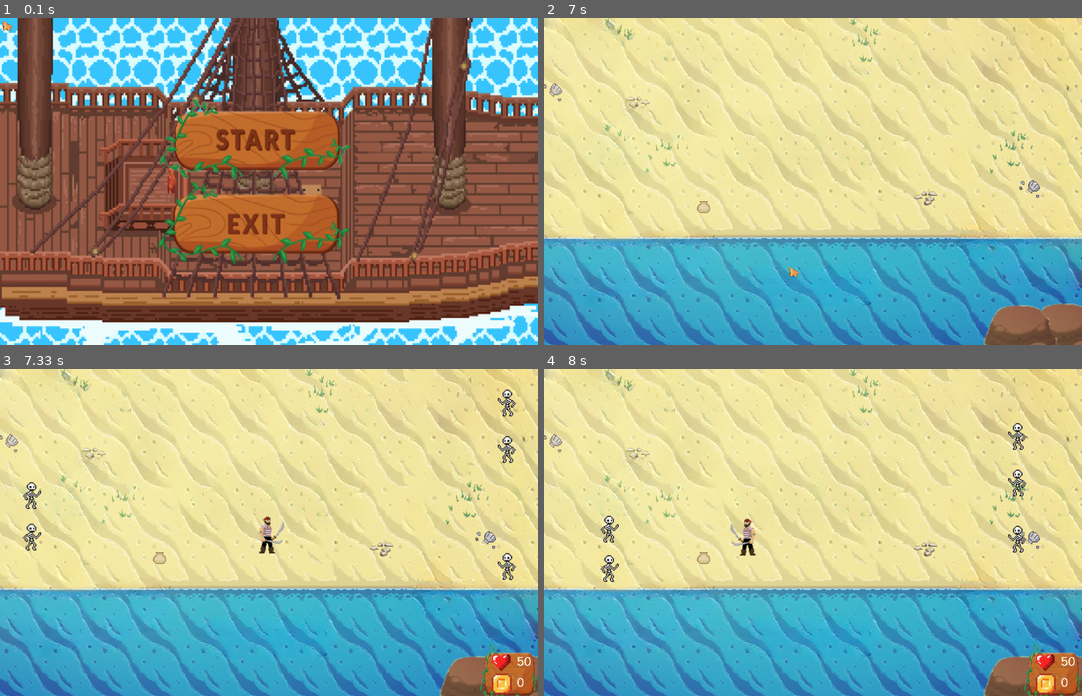
Above: before the commit, frames 1-4 (two rows, left to right).
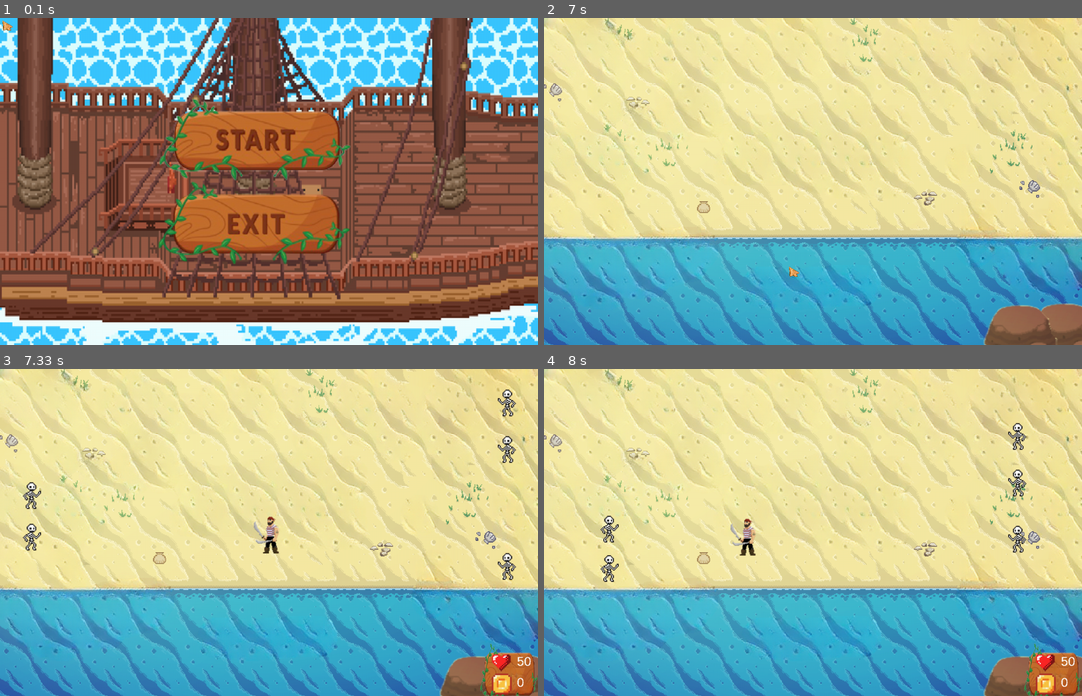
Above: after the commit, the same moments.

Repository: DasolLim/Pygame_Pirates
Game: pygame game, started from main.py
Two runs of this game, one before a commit and one after it. Both use one fixed random seed, a clock stepped at 60 frames per second and the inputs below.
Inputs (mouse positions are in pixels of both pictures, inside the frame that each line leads up to):
- Up to frame 1 (0.1 s): no input
- Up to frame 2 (7 s): tap Space at 0.33, 2 s; hold Right 0.67-1.13 s; click (985, 171) at 1.22 s; click (866, 253) at 2.38 s; click (646, 132) at 2.72 s; click (646, 256) at 3.05 s; click (893, 67) at 3.38 s; tap C at 3.67 s; tap F at 4 s; tap T at 4.33 s; tap B at 4.67 s; click (683, 116) at 5.05 s; click (619, 171) at 5.38 s; click (786, 266) at 5.72 s; hold Space from 6.5 s (still down); hold Left from 6.5 s (still down)
- Up to frame 3 (7.33 s): release Space at 7.03 s; release Left at 7.03 s; click (252, 476) at 7.12 s
- Up to frame 4 (8 s): hold Left 7.4-7.93 s; hold Down from 7.97 s (still down)

Frames 1-2 are identical in both runs. In frame 3, 0.3% of the frame differs, in the area x 47-53%, y 45-57%; in frame 4, nothing differs.

Commit message:
player now has attack animation

Diff:
--- a/gameSprites.py
+++ b/gameSprites.py
@@ -3,6 +3,17 @@
 bg_img = pygame.image.load('backgroundimage.png')
 bg_img = pygame.transform.scale(bg_img, (1280, 780))
 bg_rect = bg_img.get_rect()
+
+attack_right=[pygame.image.load('middleSwing.png'),
+              pygame.image.load('middleSwing.png'),
+              pygame.image.load('finalSwing.png'),
+              pygame.image.load('finalSwing.png'),
+              pygame.image.load('Pirate_Sprite_100x100.png')]
+attack_left=[pygame.transform.flip(pygame.image.load('middleSwing.png'),True,False),
+             pygame.transform.flip(pygame.image.load('middleSwing.png'),True,False),
+             pygame.transform.flip(pygame.image.load('finalSwing.png'),True,False),
+             pygame.transform.flip(pygame.image.load('finalSwing.png'),True,False),
+             pygame.transform.flip(pygame.image.load('Pirate_Sprite_100x100.png'),True,False)]
 
 class GameObject(pygame.sprite.Sprite):
     def __init__(self,img_path,health,damage,centerX,centerY):
@@ -18,7 +29,18 @@
     def __init__(self,img_path,health,damage,kill_counter,coins):
         self.kill_counter = kill_counter
         self.coins = coins
+        self.attackFrame = 0
         super().__init__(img_path,health,damage,bg_rect.centerx,bg_rect.centery)
+
+    def attack(self,right):
+        if self.attackFrame > 4:
+            self.attackFrame = 0
+            return
+        if right:
+            self.image = attack_right[self.attackFrame]
+        else:
+            self.image = attack_left[self.attackFrame]
+        self.attackFrame += 1
 
     def collisionBeach(self):
         if self.rect.left < bg_rect.left:
--- a/main.py
+++ b/main.py
@@ -1,5 +1,5 @@
 #imports
-import pygame, gameSprites
+import pygame, gameSprites, time
 
 #initializing pygame
 pygame.init()
@@ -100,6 +100,7 @@
 loadPlaying = True
 shopPlaying = False
 running = True
+right = True
 #FPS
 FPS = 60
 #setting clock
@@ -280,16 +281,27 @@
     #player movement
     if not shopPlaying:
         if keys[pygame.K_RIGHT]:
-            player_group.sprites()[0].flipPlayer(True)
+            right = True
             player_group.sprites()[0].rect.x += 5
         if keys[pygame.K_LEFT]:
-            player_group.sprites()[0].flipPlayer(False)
+            right = False
             player_group.sprites()[0].rect.x -= 5
         if keys[pygame.K_UP]:
             player_group.sprites()[0].rect.y -= 5
         if keys[pygame.K_DOWN]:
             player_group.sprites()[0].rect.y += 5
 
+        #player attack
+        if keys[pygame.K_SPACE]:
+            if right:
+                player_group.sprites()[0].attack(True)
+            else:
+                player_group.sprites()[0].attack(False)
+        if not keys[pygame.K_SPACE]:
+            if right:
+                player_group.sprites()[0].flipPlayer(True)
+            else:
+                player_group.sprites()[0].flipPlayer(False)
 
 
     #///////////////////////////#
Binary file added: finalSwing.png
Binary file added: middleSwing.png
